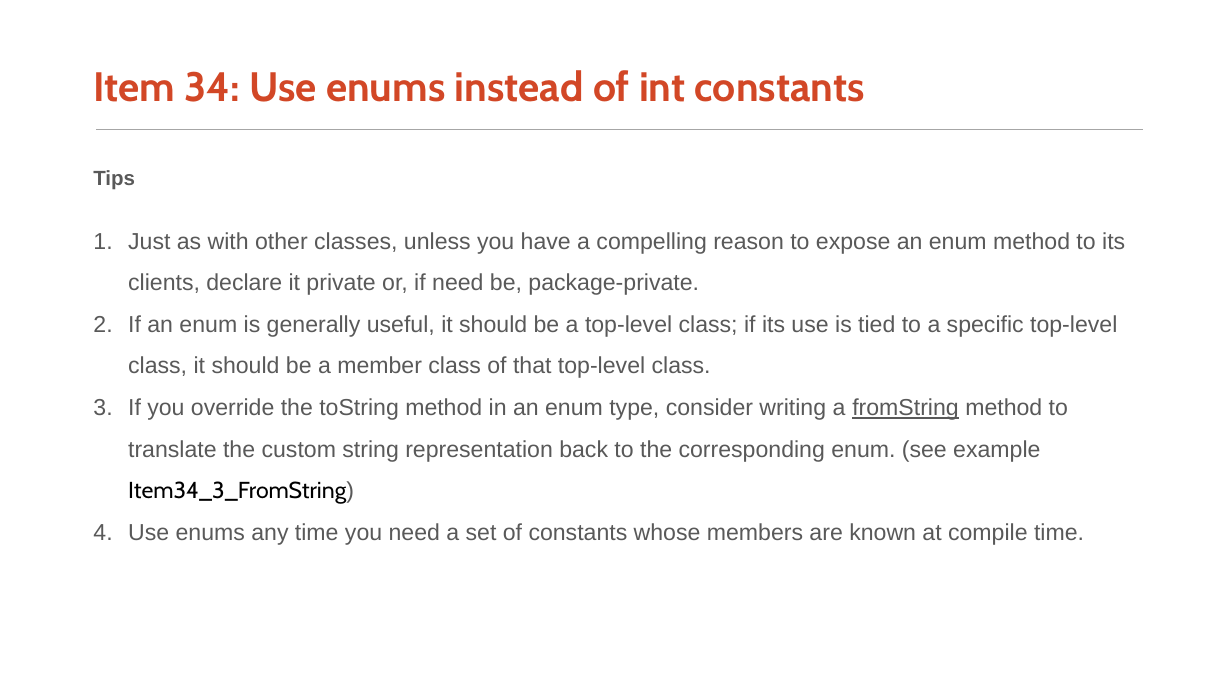
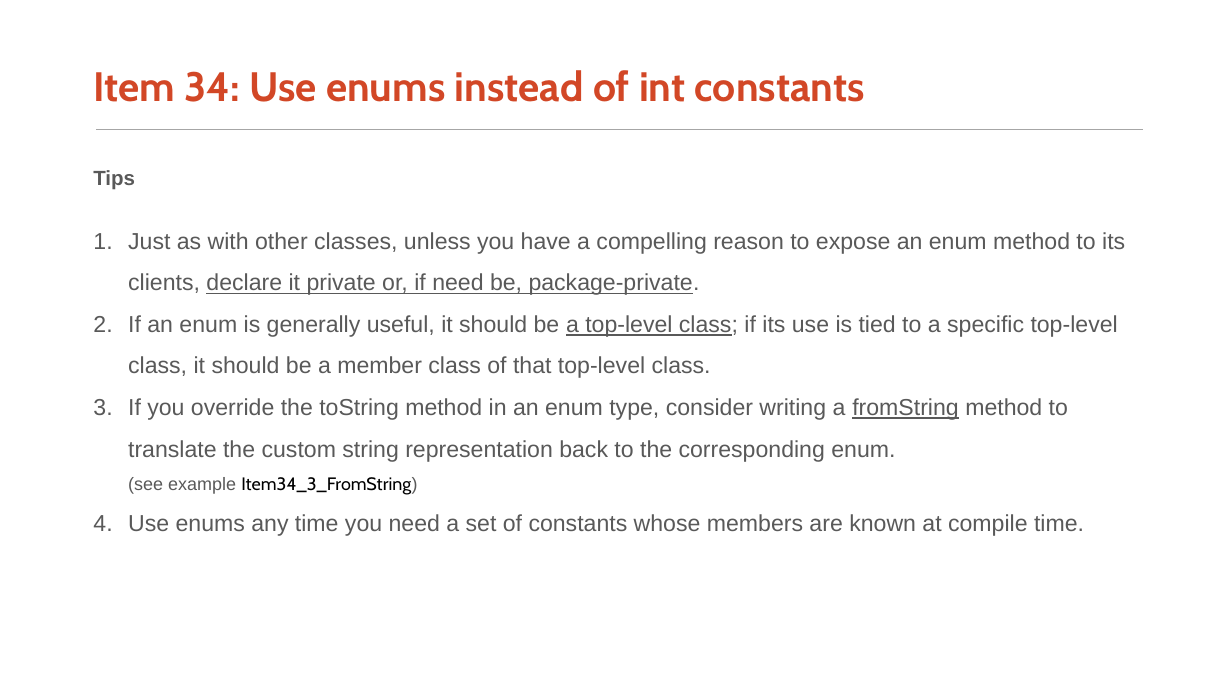
Before and after one commit to AlphaWang/alpha-effective-java-3e, a slide deck: slide 4 of 6_enums_and_annotations/EffectiveJava3rd_Chapter6.pptx. Drawn at 1232x693 pixels with LibreOffice and Linux fonts; fonts in the diff are those of the drawing. Boxes give left, top, right and bottom in pixels: in the first picture for what was removed or moved away, otherwise in the second. Text is boxed around its words. In the diff, an @@ line names an element or a change of style, - is before the commit and + after.

```diff
--- a/6_enums_and_annotations/EffectiveJava3rd_Chapter6.pptx
+++ b/6_enums_and_annotations/EffectiveJava3rd_Chapter6.pptx
@@ text at bbox=[128, 232, 1125, 495]: underline on in "declare it private or, if need be, ...", "a top-level class;"; size 18 to 14 pt in "(see example Item34_3_FromString)" @@
```
Also in this commit, not shown: 3 other slides changed, 19 slides added, 2 slides removed, 1 other file.
